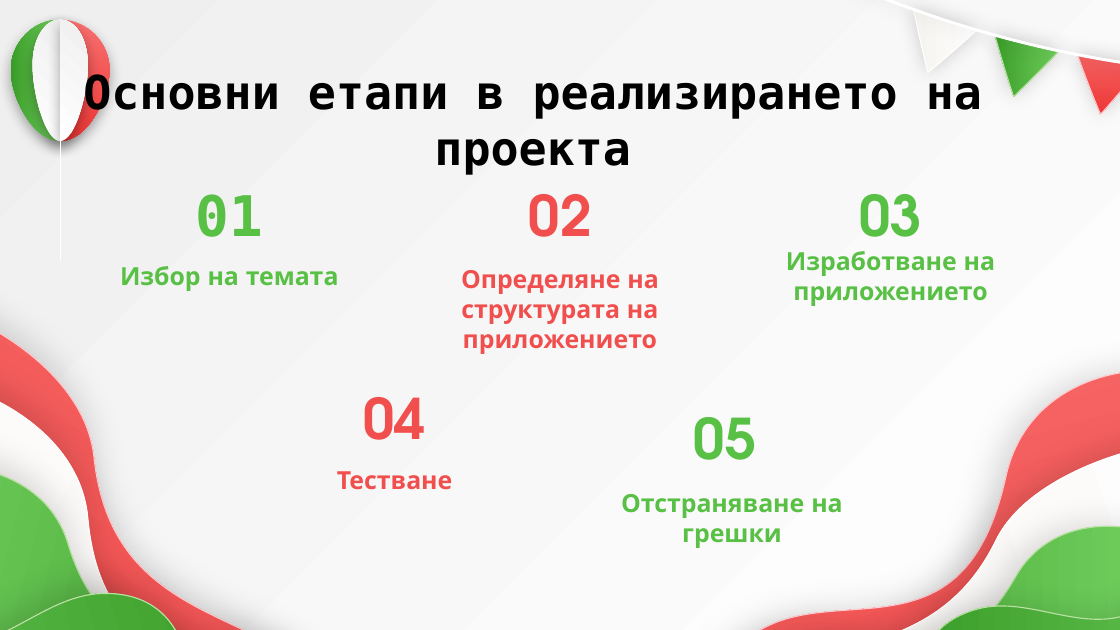
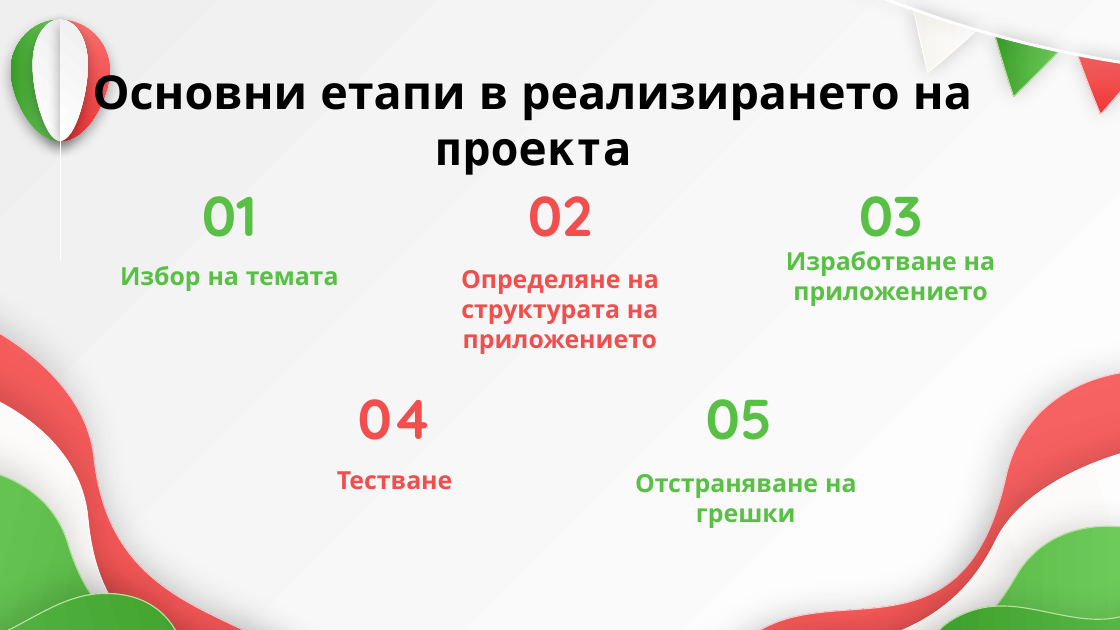
Before and after one commit to romanov-lyubomir/eurodict, a slide deck: slide 3 of documentation/docx/EuroDict.pptx. Drawn at 1120x630 pixels with LibreOffice and Linux fonts; fonts in the diff are those of the drawing. Boxes give left, top, right and bottom in pixels: in the first picture for what was removed or moved away, otherwise in the second. Text is boxed around its words. In the diff, an @@ line names an element or a change of style, - is before the commit and + after.

```diff
--- a/documentation/docx/EuroDict.pptx
+++ b/documentation/docx/EuroDict.pptx
@@ text "Основни етапи в реализирането на ..." at (93,66,972,175): font DejaVu Sans Mono to Quicksand in "Основни етапи в реализирането на" @@
@@ title "01" at (202,196,257,237): font DejaVu Sans Mono to Quicksand @@
@@ font TeX Gyre Adventor to Quicksand in 4 elements at (528,196,592,237), (859,196,923,237), (358,399,432,440), (706,399,773,440) @@
@@ title "05": place and size @@
-title "05" at (694,417,757,460)
+title "05" at (706,399,773,440)
@@ title "Отстраняване на грешки": place and size @@
-title "Отстраняване на грешки" at (621,494,842,548)
+title "Отстраняване на грешки" at (635,474,856,528)
```
Also in this commit, not shown: 2 other slides changed, 5 other files.
